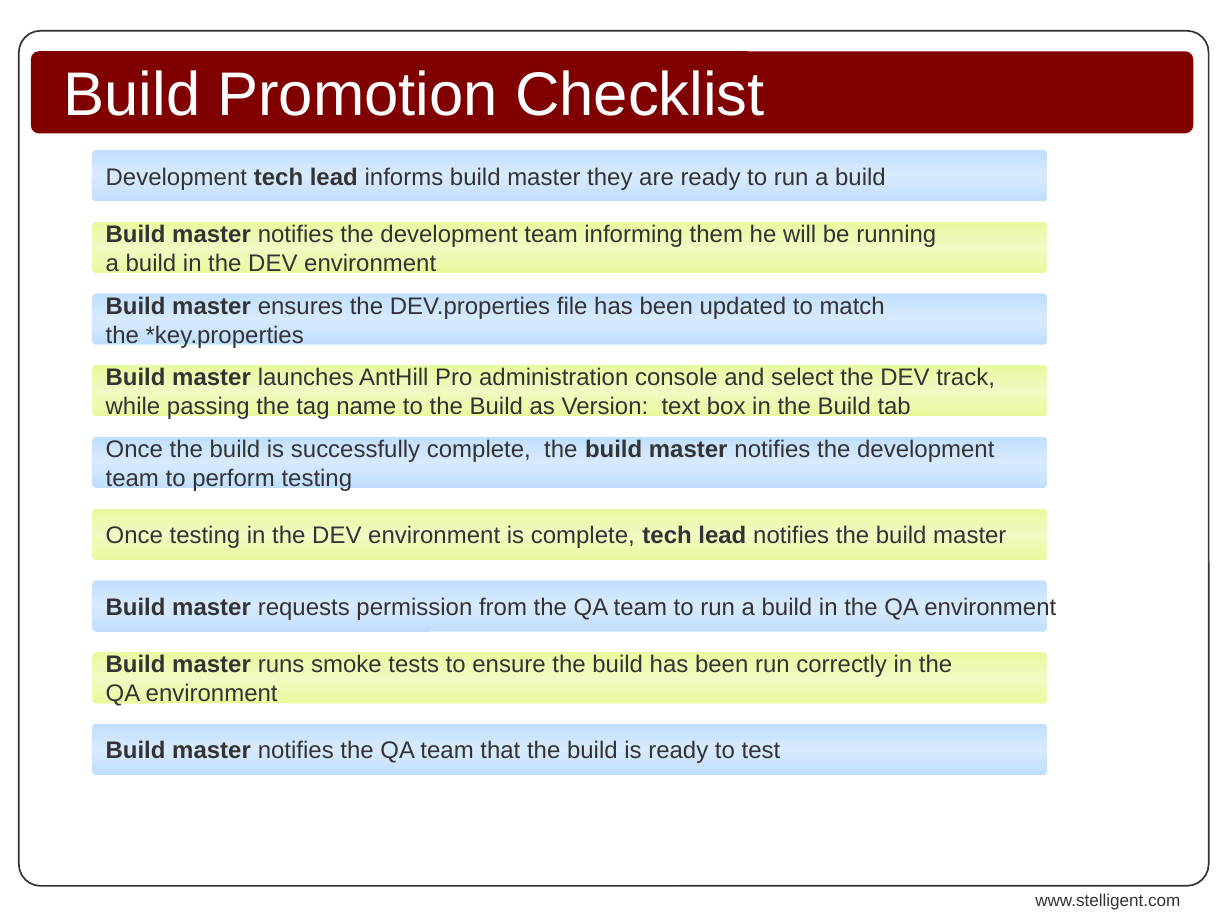
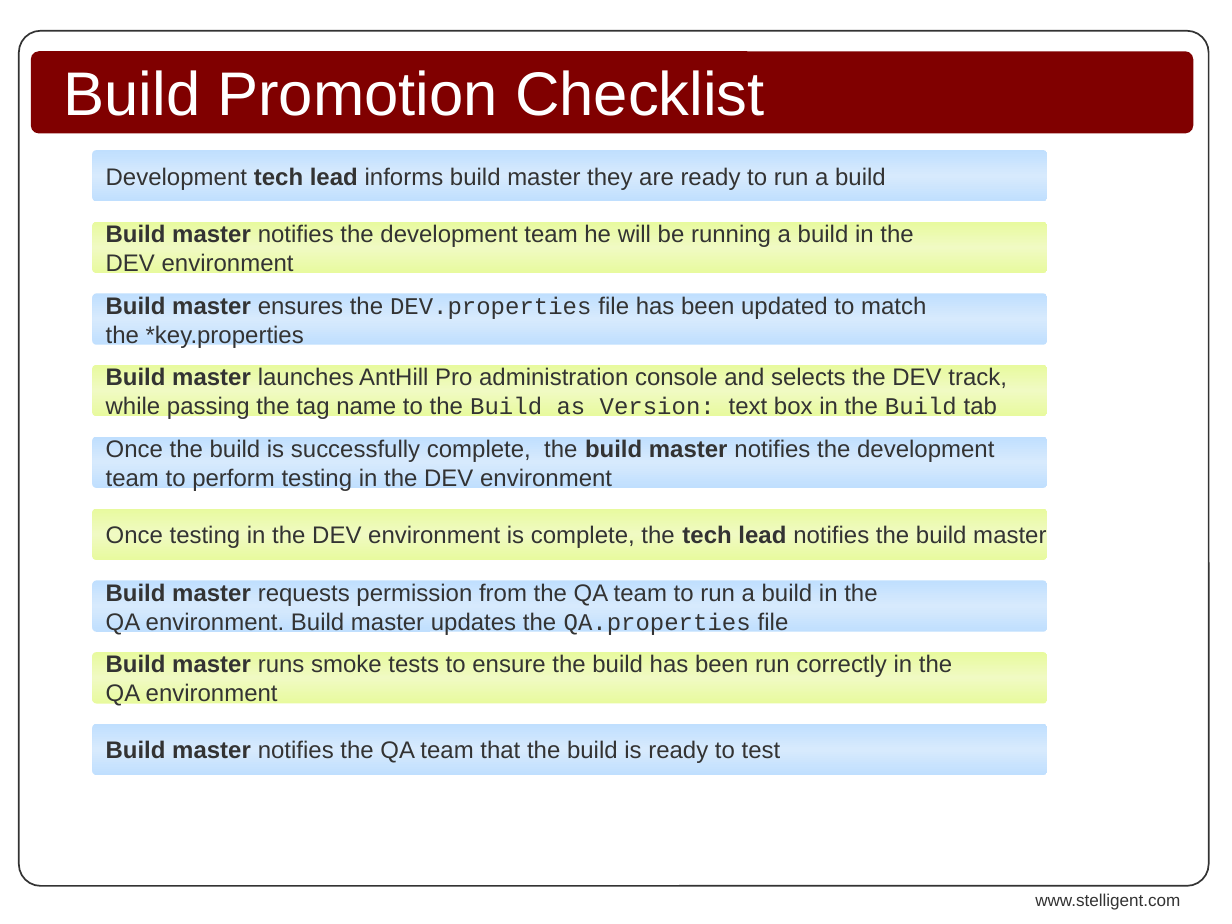
Before and after one commit to NCIP/caarray-docs, a slide deck: slide 1 of deployment/auto-remote-deploy/build-promotion-checklist-original.ppt. Drawn at 1232x924 pixels with LibreOffice and Linux fonts; fonts in the diff are those of the drawing; background and template pictures are left out. Boxes give left, top, right and bottom in pixels: in the first picture for what was removed or moved away, otherwise in the second. Text is boxed around its words. In the diff, an @@ line names an element or a change of style, - is before the commit and + after.

```diff
--- a/deployment/auto-remote-deploy/build-promotion-checklist-original.ppt
+++ b/deployment/auto-remote-deploy/build-promotion-checklist-original.ppt
@@ text in rounded rectangle at (106, 224, 913, 277): text changed @@
-Build master notifies the development team informing them he will be running
-a build in the DEV environment
+Build master notifies the development team he will be running a build in the
+DEV environment
@@ text in rounded rectangle at (106, 296, 926, 319): font Arial to Courier New in "DEV.properties" @@
@@ text in rounded rectangle at (106, 367, 1007, 388): text changed @@
-Build master launches AntHill Pro administration console and select the DEV track,
+Build master launches AntHill Pro administration console and selects the DEV track,
@@ text in rounded rectangle at (106, 396, 997, 422): font Arial to Courier New in "Build as Version: Build" @@
@@ text in rounded rectangle at (106, 468, 612, 491): text changed @@
-team to perform testing
+team to perform testing in the DEV environment
@@ text in rounded rectangle at (106, 525, 1046, 548): text changed @@
-Once testing in the DEV environment is complete, tech lead notifies the build master
+Once testing in the DEV environment is complete, the tech lead notifies the build master
@@ text in rounded rectangle at (106, 583, 877, 637): text changed @@
-Build master requests permission from the QA team to run a build in the QA environment
+Build master requests permission from the QA team to run a build in the
+QA environment. Build master updates the QA.properties file
```
Also in this commit, not shown: 1 other file.
